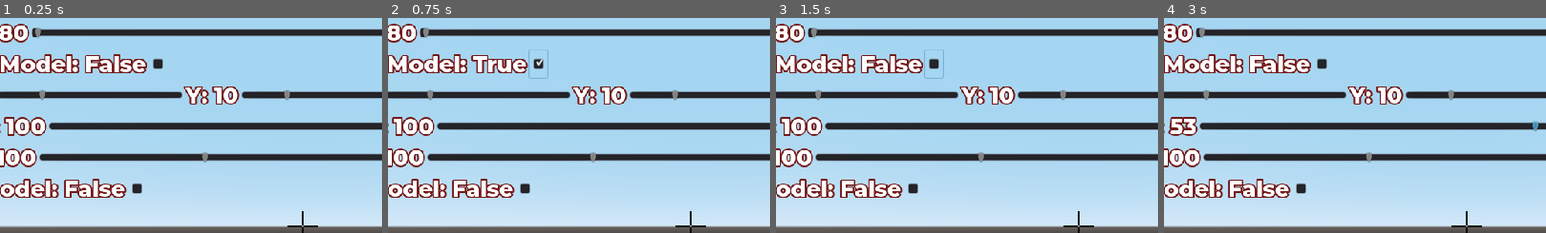
Above: before the commit, frames 1-4 (left to right).
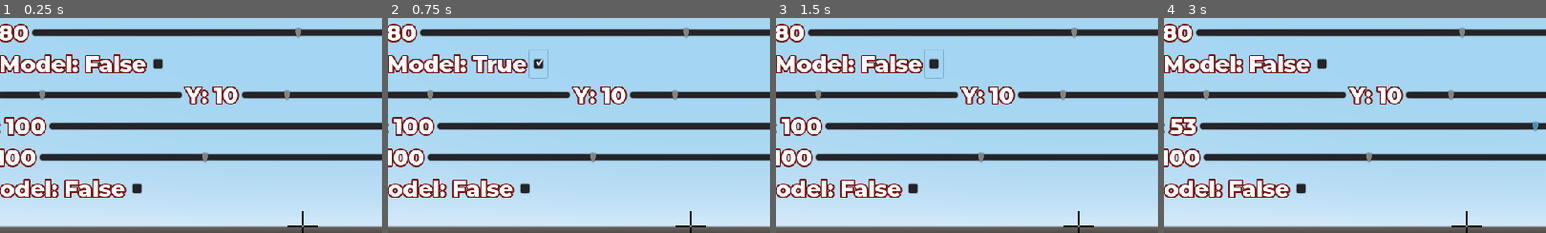
Above: after the commit, the same moments.

Repository: Inateblig/AimTrainer
Game: Godot game, scene res://src/scenes/World.tscn
Two runs of this game, one before a commit and one after it. Both use one fixed random seed, a clock stepped at 60 frames per second and the inputs below.
Inputs (mouse positions are % of the whole screen's width and height, from its top left):
- Up to frame 1 (0.25 s): no input
- Up to frame 2 (0.75 s): click (31, 11) at 0.52 s
- Up to frame 3 (1.5 s): tap Enter at 1.25 s; move the mouse to (72, 43) at 1.27 s; hold F (right) from 1.28 s (still down); hold D (bwd) from 1.28 s (still down); click (72, 43) at 1.42 s
- Up to frame 4 (3 s): tap Space (jump) at 1.52, 2.27 s; tap Middle mouse button (restart) at 2, 2.75 s; move the mouse to (30, 54) at 2.02 s; release F (right) at 2.03 s; release D (bwd) at 2.03 s; hold S (left) 2.03-2.78 s; click (30, 54) at 2.1 s; move the mouse to (60, 26) at 2.77 s; hold F (right) from 2.78 s (still down); hold D (bwd) from 2.78 s (still down); click (60, 26) at 2.92 s
The pictures show only the part of the screen within x 10-60%, y 0-50%; the shares and areas given below are measured in that part.

The runs differ from the first frame. In frame 1, 0.5% of the frame differs, in the area x 8-79%, y 4-10%; in frame 2, 0.5%; in frame 3, 0.5%; in frame 4, 0.5%.
Error in both runs: Invalid call. Nonexistent 'int' constructor. (res://src/scenes/World.gd:36)

Commit message:
added zoom in with 'Z' key

Diff:
--- a/src/scenes/GUI.gd
+++ b/src/scenes/GUI.gd
@@ -1,6 +1,24 @@
 extends CanvasLayer
 
+var zoom_val: int = 50
+var prev_fov: float = 80
+
+func _input(event):
+	if event is InputEventMouseButton:
+		if event.is_pressed():
+			if event.button_index == BUTTON_WHEEL_UP:
+				$VBoxContainer/FOV/HSlider.value -= 2
+			elif event.button_index == BUTTON_WHEEL_DOWN:
+				$VBoxContainer/FOV/HSlider.value += 2
+
+
 func _process(_delta):
+	#zoom
+	if Input.is_action_just_pressed("zoom_in"):
+		prev_fov = Globals.fov
+		$VBoxContainer/FOV/HSlider.value =  Globals.fov - zoom_val
+	elif Input.is_action_just_released("zoom_in"):
+		$VBoxContainer/FOV/HSlider.value = prev_fov
 	#GUI
 	var fov: float = $VBoxContainer/FOV/HSlider.value
 	var laser: bool = $VBoxContainer/Laser/CheckBox.pressed
--- a/src/scenes/GUI.tscn
+++ b/src/scenes/GUI.tscn
@@ -30,7 +30,7 @@
 margin_bottom = 38.0
 size_flags_horizontal = 3
 size_flags_vertical = 1
-min_value = 80.0
+min_value = 30.0
 max_value = 150.0
 value = 80.0
 tick_count = 2
